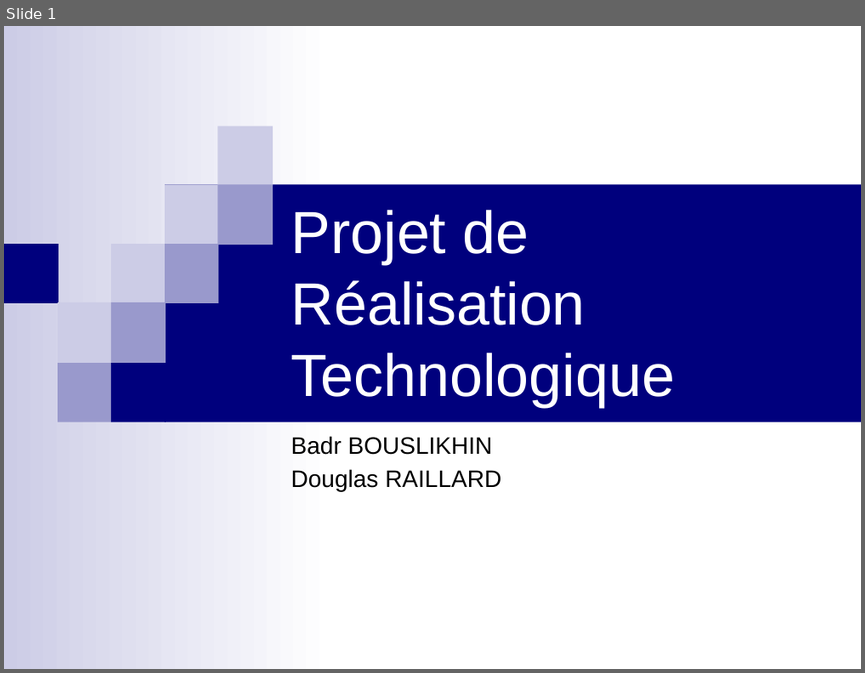
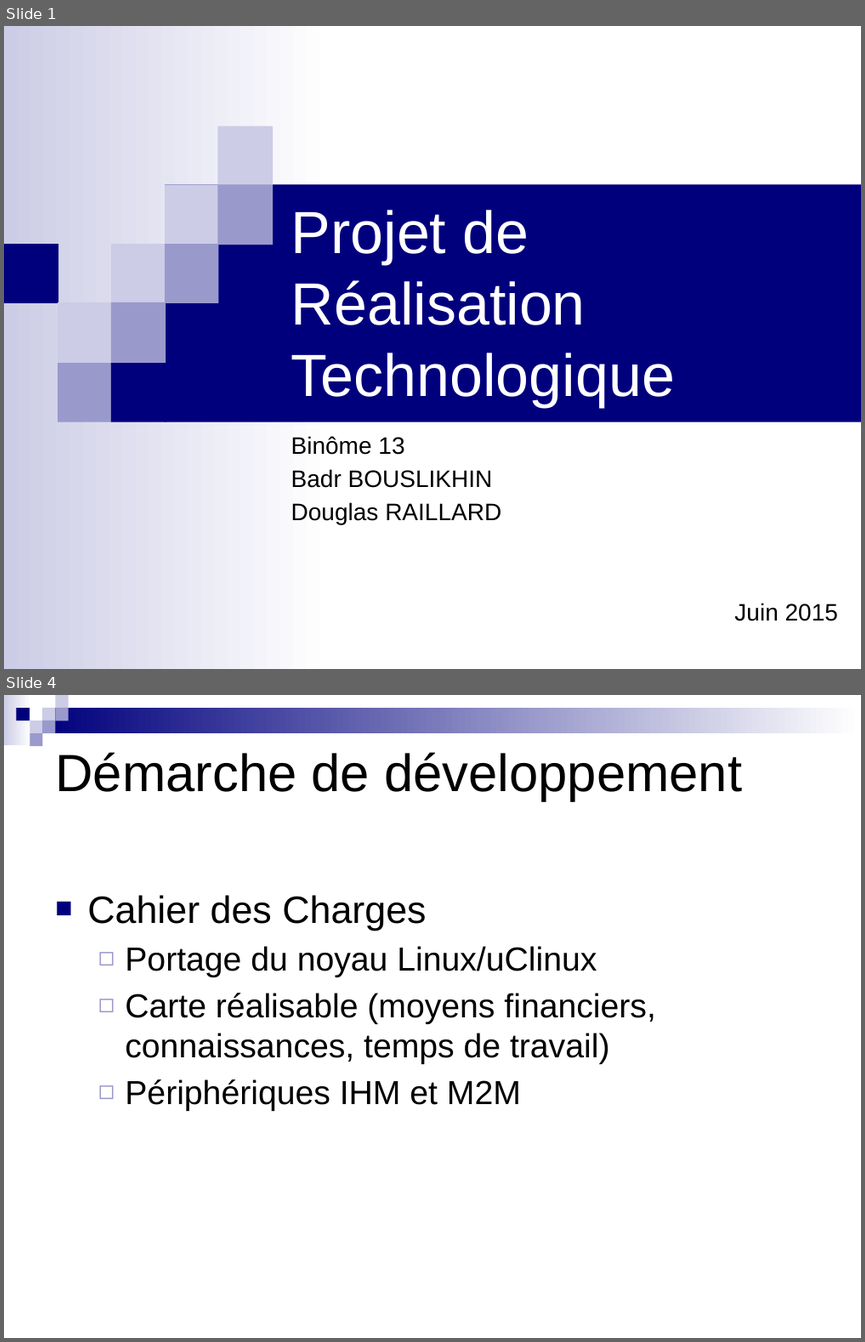
Before and after one commit to badrbouslikhin/Beluga, a slide deck: Rendu/PresentationFinale/Binome13PresentationFinalePRT.pptx. Shown one above the other, each under a label of ours: slide 1 before the commit, slides 1 and 4 after it; the slides between them are not shown. The pictures are 865x673 and 865x1342 pixels, drawn with LibreOffice and Linux fonts; fonts in the diff are those of the drawing. Boxes give left, top, right and bottom in pixels: in the first picture for what was removed or moved away, otherwise in the second. Text is boxed around its words. In the diff, an @@ line names an element or a change of style, - is before the commit and + after.

```diff
--- a/Rendu/PresentationFinale/Binome13PresentationFinalePRT.pptx
+++ b/Rendu/PresentationFinale/Binome13PresentationFinalePRT.pptx
@@ slide 4 added at (4, 695, 861, 1338), background #FFFFFF @@
@@ group added at (4, 695, 861, 746): 9 rectangles @@
@@ title added at (55, 752, 742, 801), 44 pt, text #000000 @@
+Démarche de développement
@@ text added at (87, 895, 655, 1111), 28 pt, text #000000 @@
+■ Cahier des Charges
+  ◻ Portage du noyau Linux/uClinux
+  ◻ Carte réalisable (moyens financiers, connaissances, temps de travail)
+  ◻ Périphériques IHM et M2M
@@ slide 1 changed as well @@
@@ subtitle at (291, 436, 404, 454): paragraph added @@
+Binôme 13
@@ subtitle at (734, 602, 838, 621): paragraph added @@
+Juin 2015
```
Also in this commit, not shown: 10 other slides added, 1 slide removed.
